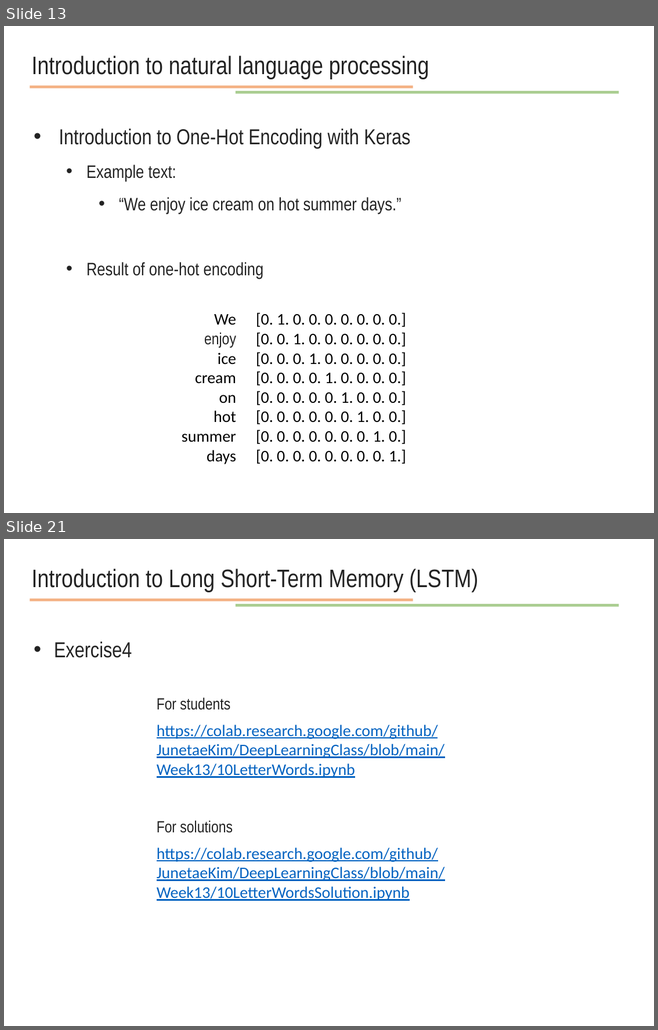
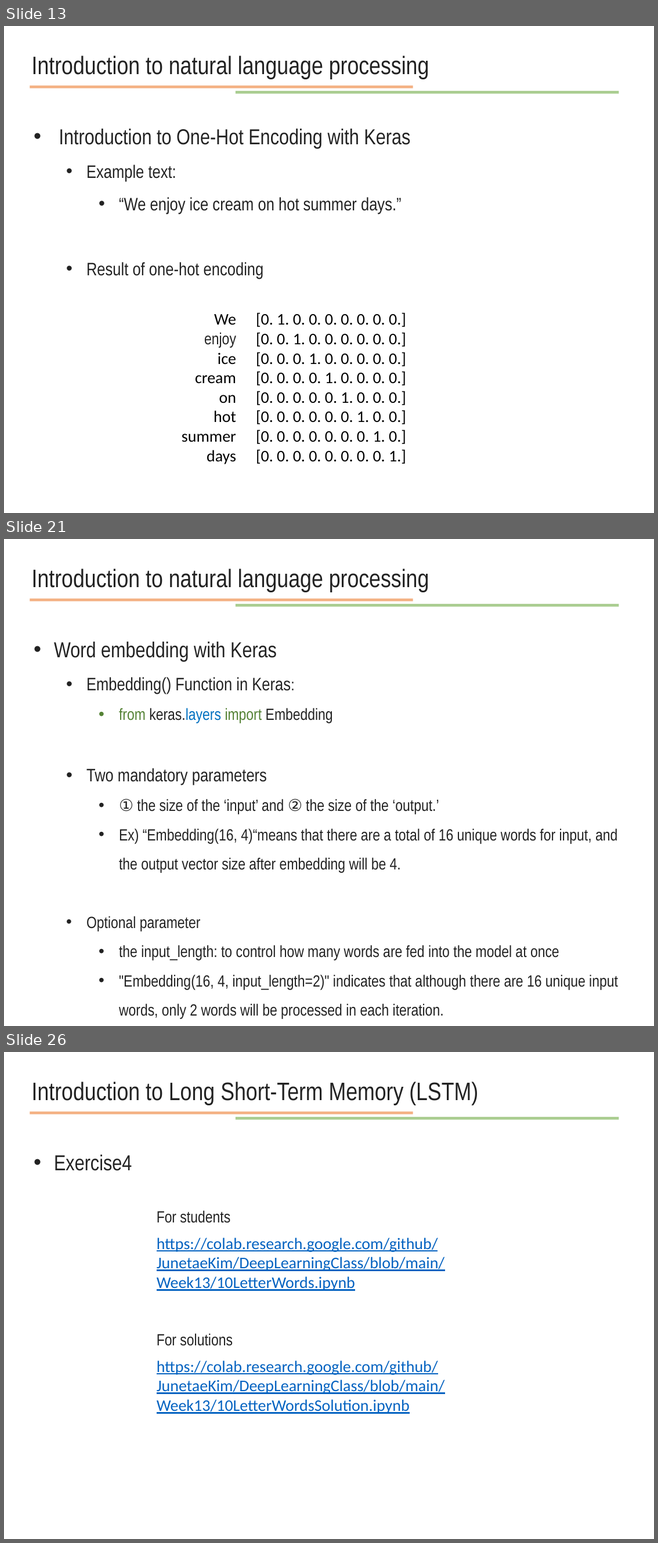
Before and after one commit to JunetaeKim/DeepLearningClass, a slide deck: Week14/week14 natural language processing.pptx. Shown one above the other, each under a label of ours: slides 13 and 21 before the commit, slides 13, 21 and 26 after it; the slides between them are not shown. The pictures are 658x1030 and 658x1543 pixels, drawn with LibreOffice and Linux fonts; fonts in the diff are those of the drawing. Boxes give left, top, right and bottom in pixels: in the first picture for what was removed or moved away, otherwise in the second. Text is boxed around its words. In the diff, an @@ line names an element or a change of style, - is before the commit and + after.

```diff
--- a/Week14/week14 natural language processing.pptx
+++ b/Week14/week14 natural language processing.pptx
@@ slide 21 added at (x1=4, y1=539, x2=654, y2=1026), background #FFFFFF @@
@@ text added at (x1=32, y1=569, x2=429, y2=592), 28 pt, text #222222 @@
+Introduction to natural language processing
@@ line added from (30, 600) to (412, 600), #ED7D31 3 pt @@
@@ line added from (235, 605) to (619, 605), #70AD47 3 pt @@
@@ text added at (x1=54, y1=642, x2=618, y2=1019), 18 pt, text #222222 @@
+• Word embedding with Keras
+  • Embedding() Function in Keras:
+    • from keras.layers import Embedding
+  • Two mandatory parameters
+    • ① the size of the ‘input’ and ② the size of the ‘output.’
+    • Ex) “Embedding(16, 4)“means that there are a total of 16 unique words for input, and the output vector size after embedding will be 4.
+  • Optional parameter
+    • the input_length: to control how many words are fed into the model at once
+    • "Embedding(16, 4, input_length=2)" indicates that although there are 16 unique input words, only 2 words will be processed in each iteration.
@@ what was slide 21 is now slide 26 @@
```
Also in this commit, not shown: 4 slides changed, 8 other slides added, 4 slides removed, 4 other files.
